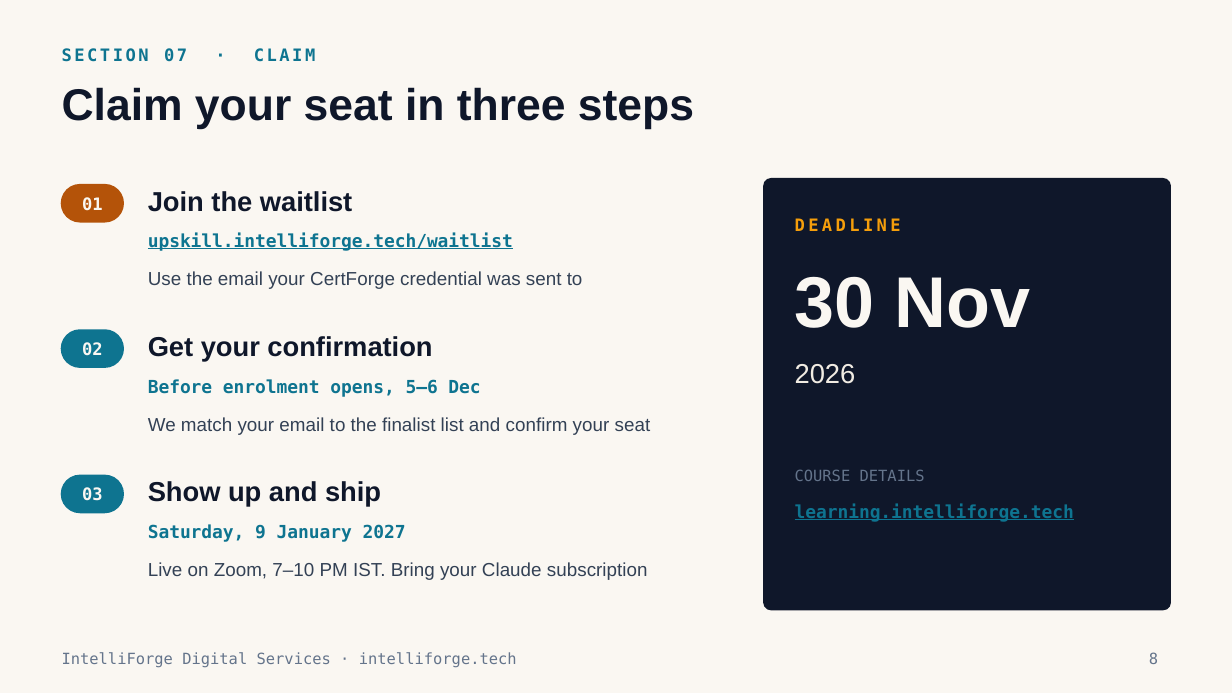
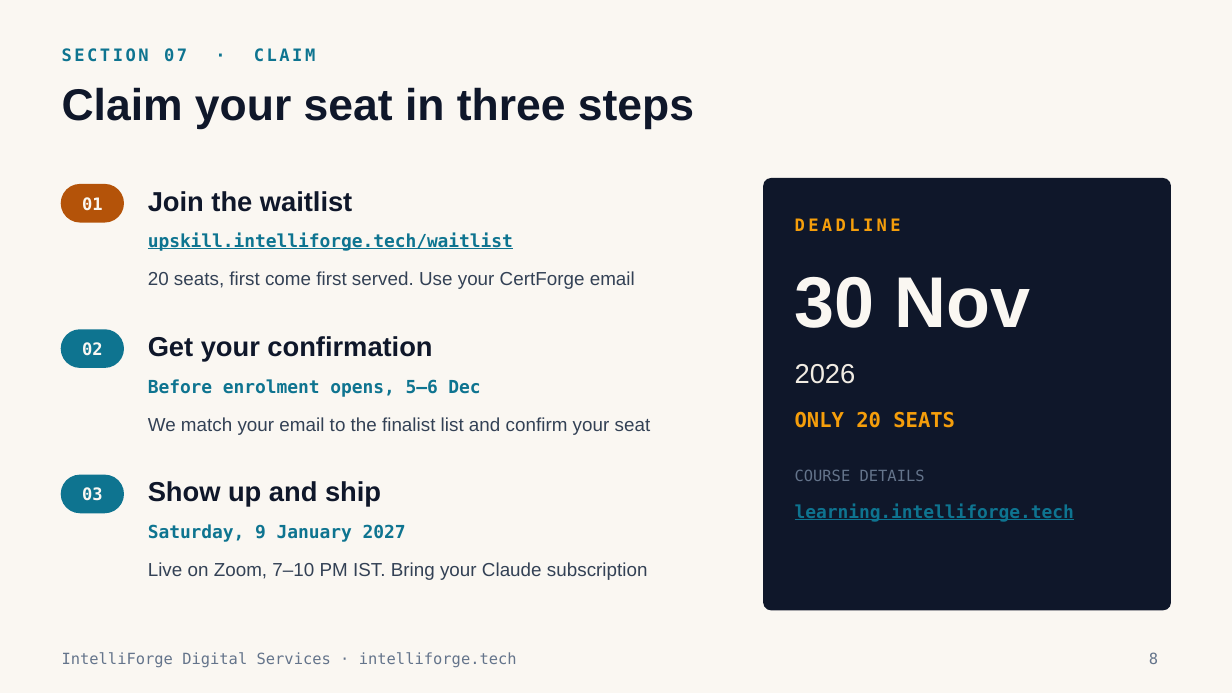
Before and after one commit to gengirish/intelliforge-bootcamp, a slide deck: slide 8 of outreach/ziro-digital/ziro-finalists-free-seat-offer-ifres.pptx. Drawn at 1232x693 pixels with LibreOffice and Linux fonts; fonts in the diff are those of the drawing. Boxes give left, top, right and bottom in pixels: in the first picture for what was removed or moved away, otherwise in the second. Text is boxed around its words. In the diff, an @@ line names an element or a change of style, - is before the commit and + after.

```diff
--- a/outreach/ziro-digital/ziro-finalists-free-seat-offer-ifres.pptx
+++ b/outreach/ziro-digital/ziro-finalists-free-seat-offer-ifres.pptx
@@ text at (148,271,635,289): text changed @@
-Use the email your CertForge credential was sent to
+20 seats, first come first served. Use your CertForge email
@@ text added at (795,411,955,428), 12 pt, text #F59E0B, bold @@
+ONLY 20 SEATS
```
Also in this commit, not shown: 3 other slides changed.
